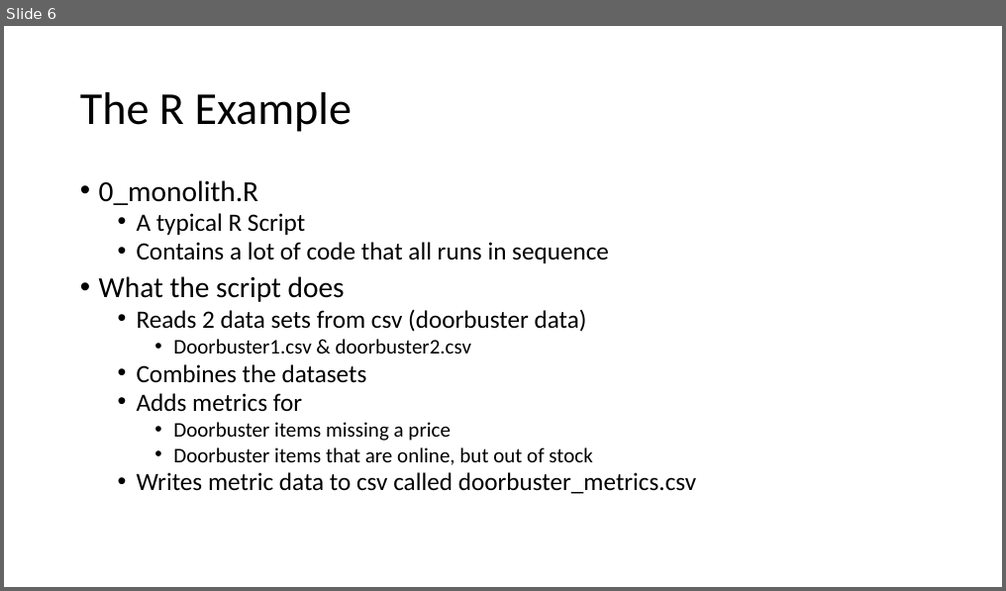
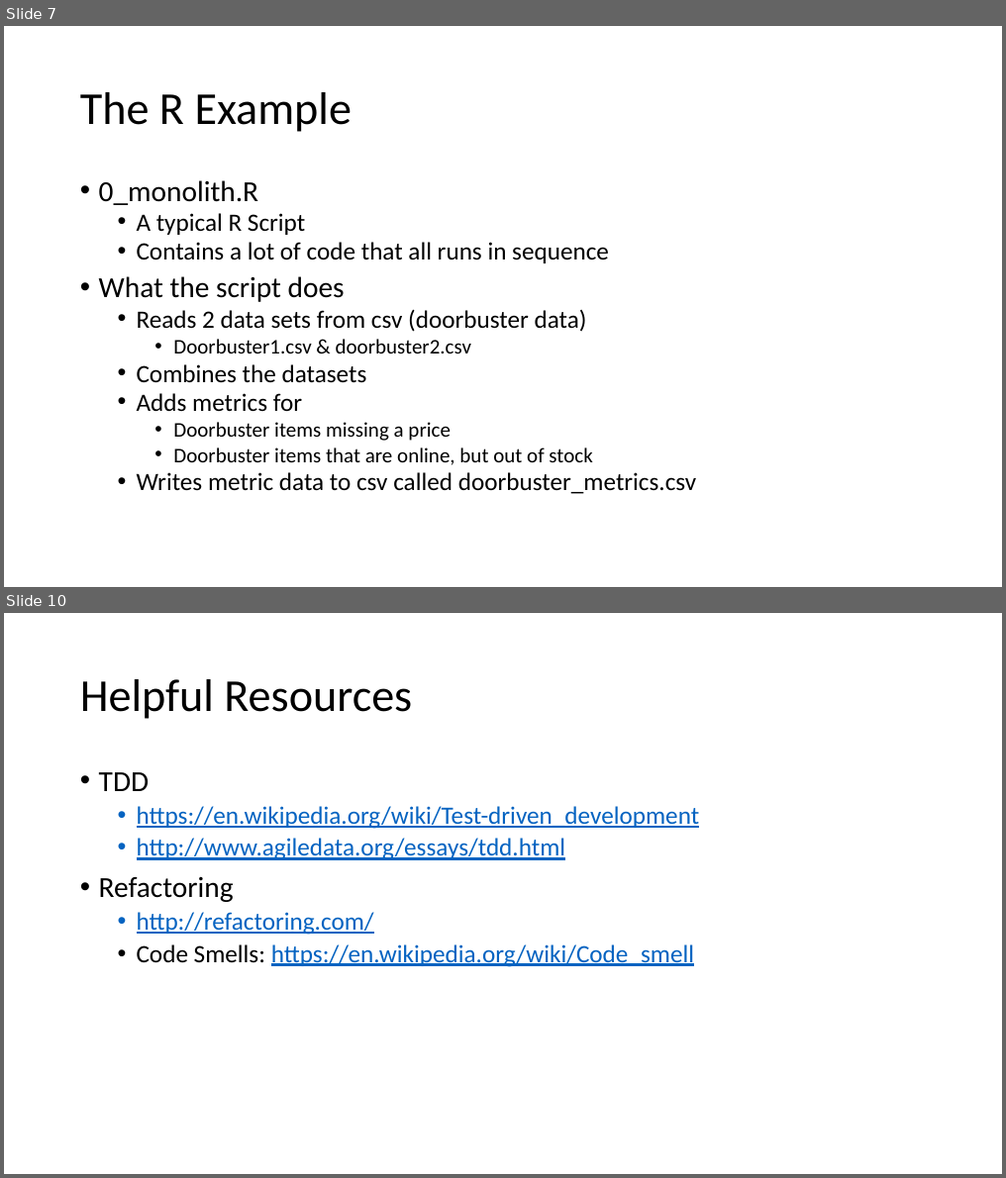
Before and after one commit to donaldsawyer/Demos, a slide deck: tcrug/unit_testing/tcrug_runit_2016_01_21.pptx. Shown one above the other, each under a label of ours: slide 6 before the commit, slides 7 and 10 after it; the slides between them are not shown. The pictures are 1006x591 and 1006x1178 pixels, drawn with LibreOffice and Linux fonts; fonts in the diff are those of the drawing. Boxes give left, top, right and bottom in pixels: in the first picture for what was removed or moved away, otherwise in the second. Text is boxed around its words. In the diff, an @@ line names an element or a change of style, - is before the commit and + after.

```diff
--- a/tcrug/unit_testing/tcrug_runit_2016_01_21.pptx
+++ b/tcrug/unit_testing/tcrug_runit_2016_01_21.pptx
@@ slide 10 added at box(4, 613, 1002, 1174), background #FFFFFF @@
@@ title added at box(80, 679, 412, 719), 44 pt, text #000000 @@
+Helpful Resources
@@ text added at box(99, 772, 700, 967), 24 pt, text #0563C1, underline @@
+• TDD
+  • https://en.wikipedia.org/wiki/Test-driven_development
+  • http://www.agiledata.org/essays/tdd.html
+• Refactoring
+  • http://refactoring.com/
+  • Code Smells: https://en.wikipedia.org/wiki/Code_smell
@@ what was slide 6 is now slide 7 @@
```
Also in this commit, not shown: 5 slides changed, 2 other slides added, 6 other files.
